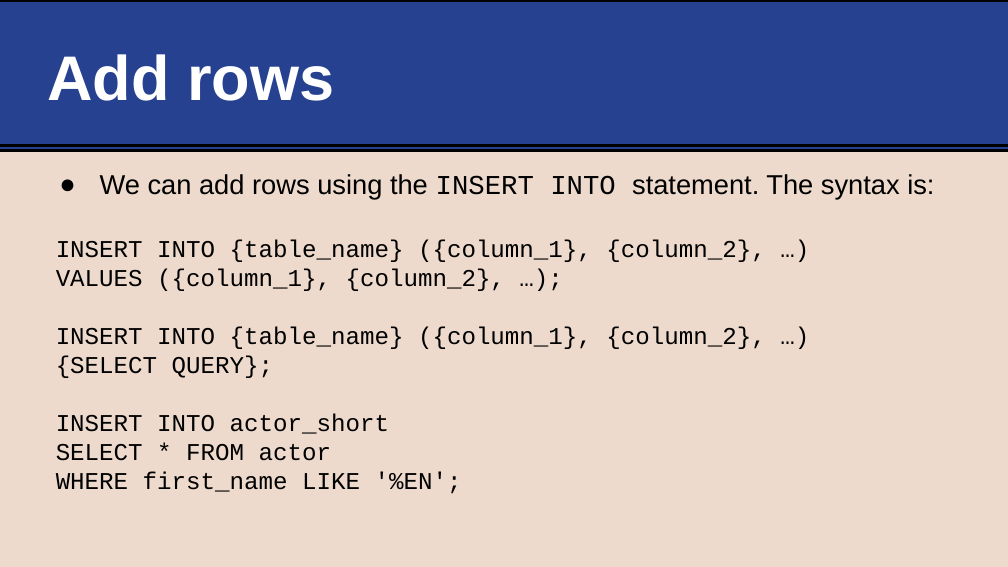
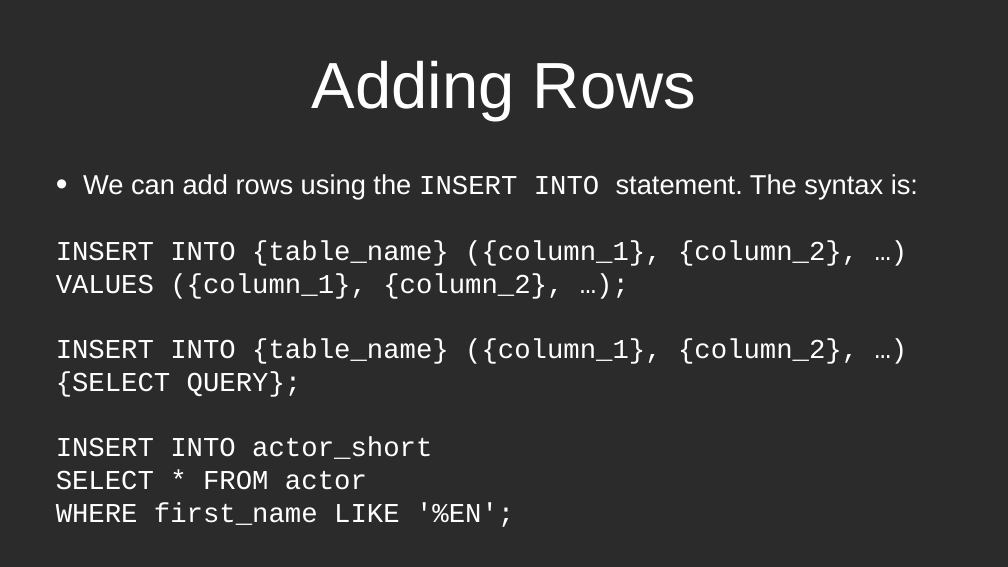
Before and after one commit to life-efficient/Data-Engineering, a slide deck: slide 14 of 2. SQL/2. CRUD/2. SQL CRUD.pptx (slide 13 before the commit). Drawn at 1008x567 pixels with LibreOffice and Linux fonts; fonts in the diff are those of the drawing; background and template pictures are left out; a plain dark background stands for a picture behind light text. Boxes give left, top, right and bottom in pixels: in the first picture for what was removed or moved away, otherwise in the second. Text is boxed around its words. In the diff, an @@ line names an element or a change of style, - is before the commit and + after.

```diff
--- a/2. SQL/2. CRUD/2. SQL CRUD.pptx
+++ b/2. SQL/2. CRUD/2. SQL CRUD.pptx
@@ background #EDDACC to picture (left out) @@
@@ rectangle removed at bbox=[0, 0, 1008, 151] @@
@@ title "Adding Rows" at bbox=[312, 60, 696, 120]: vertical alignment middle to bottom @@
@@ title at bbox=[312, 60, 696, 120]: text changed; size 120 to 124.2 pt; bold off @@
-Add rows
+Adding Rows
@@ line removed from (0, 146) to (1008, 146) @@
@@ text "We can add rows using ..." at bbox=[56, 174, 918, 527]: text colour #000000 to #FFFFFF; size 46 to 52 pt in "INSERT INTO {table_name} ({column_1}, {column_2}, …)", "VALUES ({column_1}, {column_2}, …);", "INSERT INTO {table_name} ({column_1}, {column_2}, …)", "{SELECT QUERY};" and 3 more places; bullet ● to • @@
```
Also in this commit, not shown: 18 other slides changed, 1 slide added, 3 other files.
